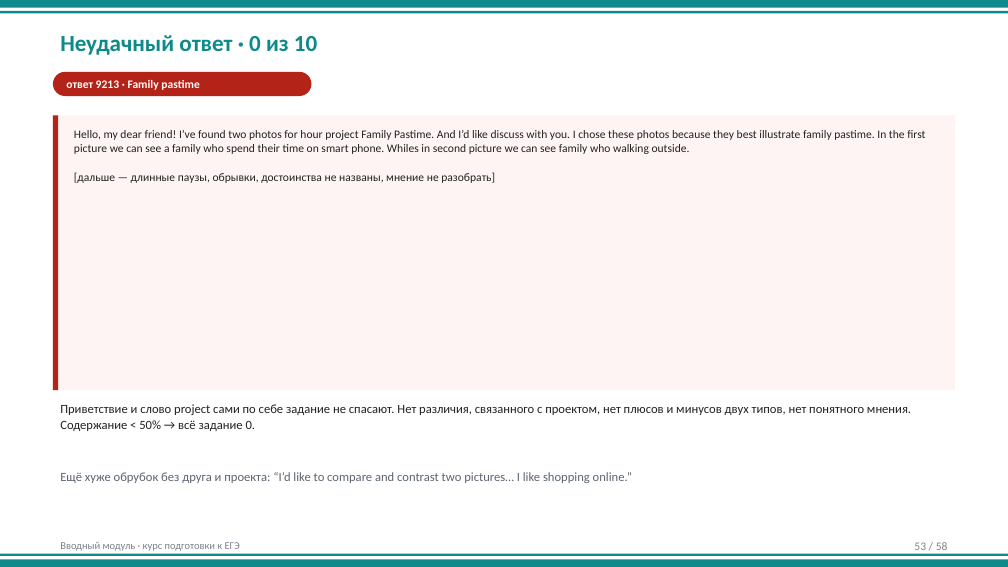
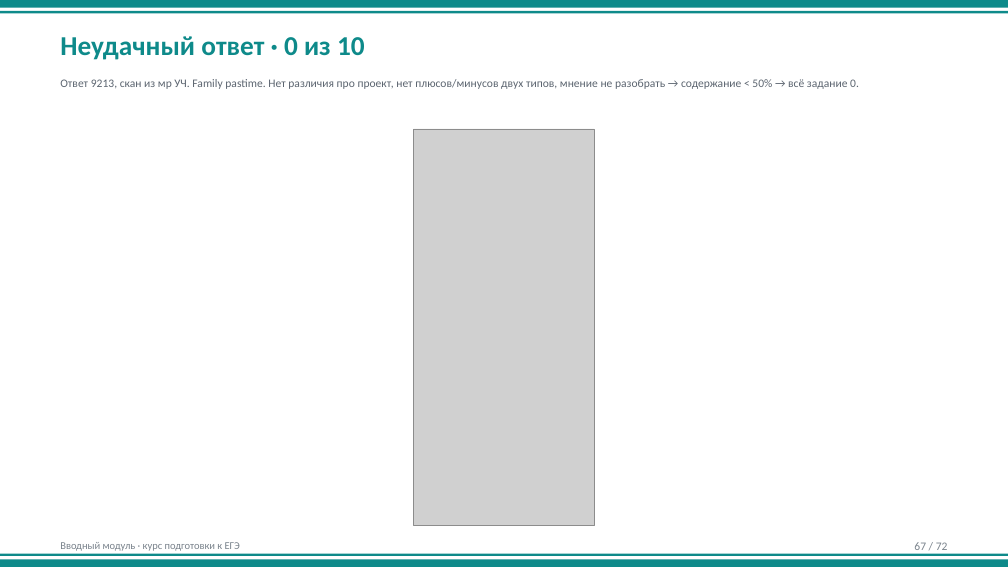
Before and after one commit to munlightshadow/music, a slide deck: slide 67 of ege-english-course/03-curriculum/intro-student/вводный-модуль.pptx (slide 53 before the commit). Drawn at 1008x567 pixels with LibreOffice and Linux fonts; fonts in the diff are those of the drawing; grey boxes stand for pictures. Boxes give left, top, right and bottom in pixels: in the first picture for what was removed or moved away, otherwise in the second. Text is boxed around its words. In the diff, an @@ line names an element or a change of style, - is before the commit and + after.

```diff
--- a/ege-english-course/03-curriculum/intro-student/вводный-модуль.pptx
+++ b/ege-english-course/03-curriculum/intro-student/вводный-модуль.pptx
@@ text "Неудачный ответ · 0 из ..." at (60, 36, 365, 60): size 22 to 26 pt @@
@@ rounded rectangle removed at (53, 72, 312, 96) @@
@@ text added at (60, 79, 859, 89), 11 pt, text #5C6570 @@
+Ответ 9213, скан из мр УЧ. Family pastime. Нет различия про проект, нет плюсов/минусов двух типов, мнение не разобрать → содержание < 50% → всё задание 0.
@@ text removed at (66, 80, 199, 90) @@
-ответ 9213 · Family pastime
@@ rectangle removed at (53, 116, 955, 390) @@
@@ rectangle removed at (53, 116, 58, 390) @@
@@ text removed at (74, 130, 925, 183) @@
-Hello, my dear friend! I’ve found two photos for hour project Family Pastime. And I’d like discuss with you. I chose these photos because they best illustrate family pastime. In the first picture we can see a family who spend their time on smart phone. Whiles in second picture we can see family who walking outside.
-[дальше — длинные паузы, обрывки, достоинства не названы, мнение не разобрать]
@@ picture added at (414, 129, 594, 526) @@
@@ text removed at (60, 404, 911, 431) @@
-Приветствие и слово project сами по себе задание не спасают. Нет различия, связанного с проектом, нет плюсов и минусов двух типов, нет понятного мнения. Содержание < 50% → всё задание 0.
@@ text removed at (60, 472, 632, 483) @@
-Ещё хуже обрубок без друга и проекта: “I’d like to compare and contrast two pictures… I like shopping online.”
@@ text at (914, 542, 948, 550): text changed @@
-53 / 58
+67 / 72
```
Also in this commit, not shown: 51 other slides changed, 20 slides added, 6 slides removed, 38 other files.
